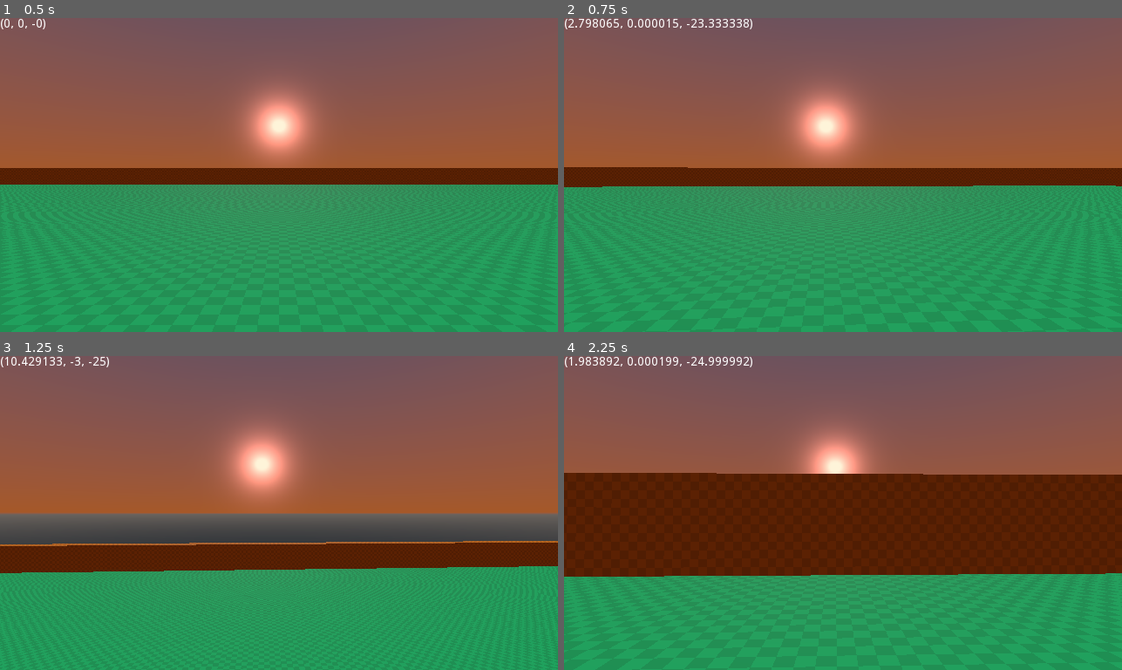
Above: before the commit, frames 1-4 (two rows, left to right).
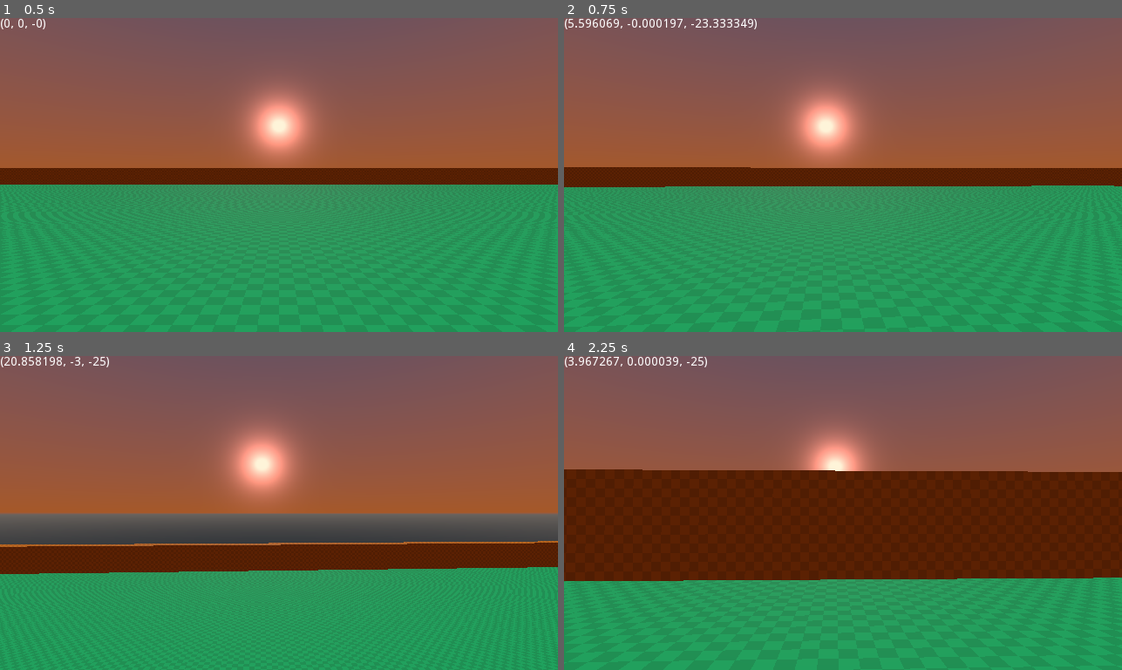
Above: after the commit, the same moments.

Repository: TrickyFatCat/classic-fps-prototype
Game: Godot game, scene res://levels/TestLevel.tscn
The game is run twice, just before and just after one commit, with the same random seed, the same clock (stepped at 60 frames per second) and the same inputs.
Inputs (mouse positions are in pixels of both pictures, inside the frame that each line leads up to):
- Up to frame 1 (0.5 s): no input
- Up to frame 2 (0.75 s): tap Enter at 0.5 s; move the mouse to (870, 175) at 0.52 s; hold , (move_forward) from 0.53 s (still down)
- Up to frame 3 (1.25 s): keep holding , (move_forward); tap Space (jump) at 0.77 s
- Up to frame 4 (2.25 s): keep holding , (move_forward); move the mouse to (815, 513) at 1.27 s; tap Space (jump) at 1.52 s; move the mouse to (854, 506) at 2.02 s

Frame 1 is identical in both runs. In frame 2, 0.5% of the frame differs, in the area x 0-99%, y 0-54%; in frame 3, 0.8%; in frame 4, 2.6%, in the area x 0-100%, y 0-72%.

Commit message:
Increase player acceleration
1. From 250 to 500;

Diff:
--- a/src/entity/player/player.gd
+++ b/src/entity/player/player.gd
@@ -10,7 +10,7 @@
 var snap_vec : Vector3
 var is_jumping = false
 
-export var acceleration : float = 250.0
+export var acceleration : float = 500.0
 export var speed_max : float = 25.0
 export var ground_friction : float = 100.0
 export var air_friction : float = 25.0
